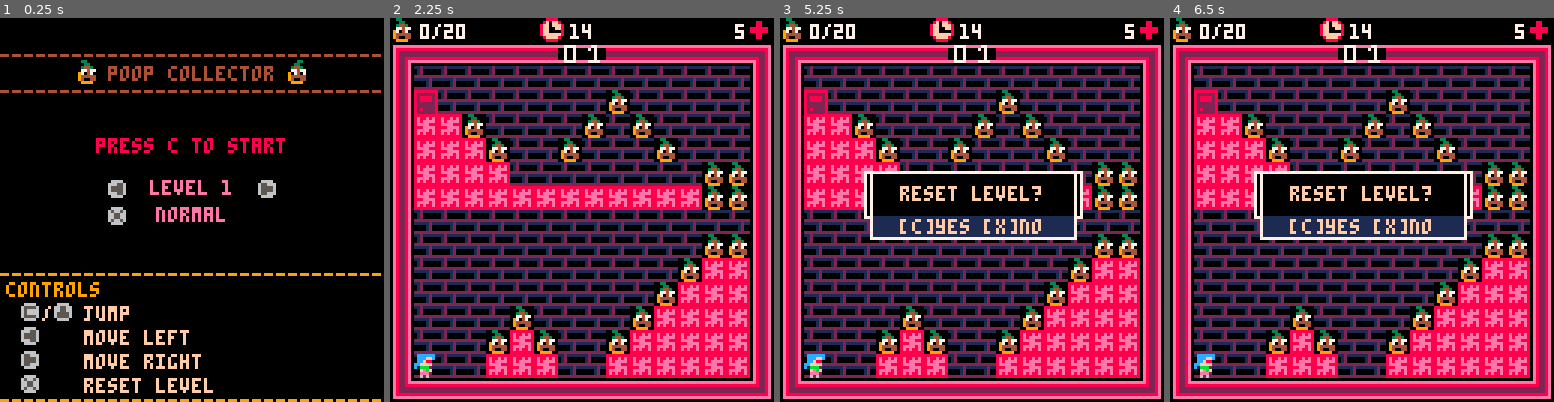
Above: before the commit, frames 1-4 (left to right).
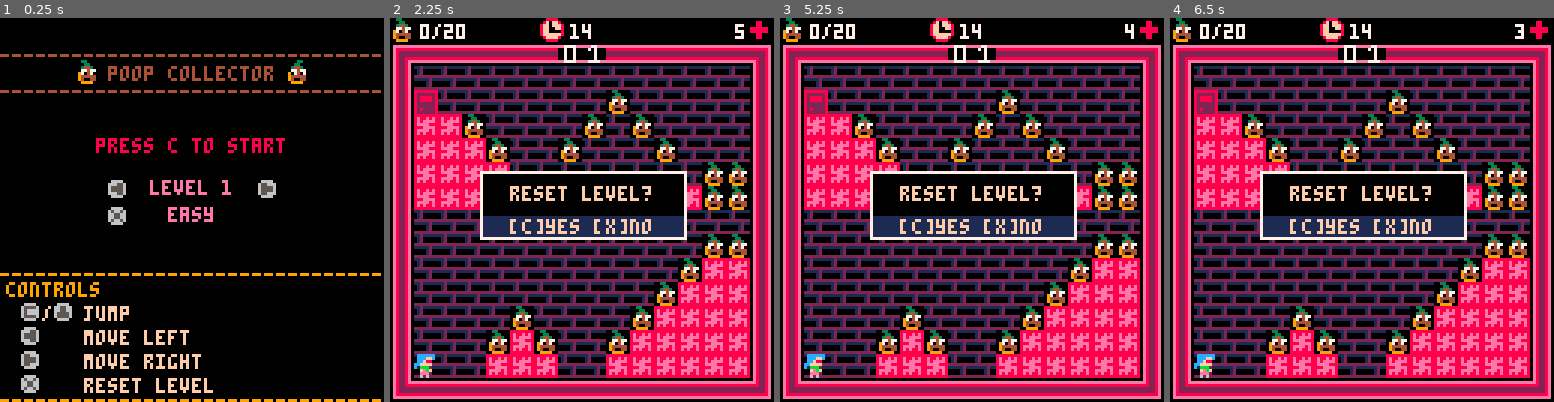
Above: after the commit, the same moments.

Repository: odinn1984/PICO8-Poop-Collector
Game: PICO-8 cartridge poop-collector.p8
Two runs of this game, one before a commit and one after it. Both use one fixed random seed, a clock stepped at 60 frames per second and the inputs below.
Inputs:
- Up to frame 1 (0.25 s): no input
- Up to frame 2 (2.25 s): tap X (X key) at 0.33, 1.07, 1.85 s; tap O (Z key) at 0.7, 1.7, 2.1 s; hold Right 1.6-2.1 s; hold Up from 2.15 s (still down)
- Up to frame 3 (5.25 s): release Up at 2.42 s; hold Right 2.47-3.03 s; tap O (Z key) every 0.4 s from 2.5 to 4.9 s; tap X (X key) at 2.97, 4.08, 5.2 s; hold Left 3.08-3.58 s; hold Down 3.63-3.97 s; hold Right 4.02-4.68 s; hold Up 4.73-5.03 s; hold Left from 5.08 s (still down)
- Up to frame 4 (6.5 s): tap O (Z key) at 5.3, 5.7, 6.1 s; release Left at 5.68 s; hold Down 5.73-6.03 s; hold Right from 6.08 s (still down); tap X (X key) at 6.32 s

The runs differ from the first frame. In frame 1, 0.2% of the frame differs, in the area x 40-59%, y 49-54%; in frame 2, 8.1%, in the area x 23-78%, y 39-58%; in frame 3, 0.4%; in frame 4, 0.4%.

Commit message:
feat: remember the start lvl and difficulty from main menu

Diff:
--- a/src/constants.lua
+++ b/src/constants.lua
@@ -76,5 +76,5 @@
 STATE_GAME_OVER = 5
 
 -- Strings
-EASY_DIFFICULTY = "easy"
-NORMAL_DIFFICULTY = "normal"
+EASY_DIFFICULTY = 0
+NORMAL_DIFFICULTY = 1
--- a/src/gamemode.lua
+++ b/src/gamemode.lua
@@ -103,11 +103,21 @@
 end
 
 function get_difficulty()
+    if difficulty == EASY_DIFFICULTY then
+        return "easy"
+    elseif difficulty == NORMAL_DIFFICULTY then
+        return "normal"
+    end
+
+    return false
+end
+
+function get_difficulty_num()
     return difficulty
 end
 
 function set_difficulty(dif)
-    if dif != EASY_DIFFICULTY and dif != NORMAL_DIFFICULTY then
+    if dif < 0 or dif > 1 then
         return false
     end
 
@@ -115,11 +125,7 @@
 end
 
 function toggle_difficulty()
-    if difficulty == NORMAL_DIFFICULTY then
-        difficulty = EASY_DIFFICULTY
-    else
-        difficulty = NORMAL_DIFFICULTY
-    end
+    difficulty = (difficulty+1)%2
 end
 
 function collect_poop()
--- a/src/main.lua
+++ b/src/main.lua
@@ -1,9 +1,24 @@
+app_id = "2a78625b-634a-4f28-ae7a-86d3f1f1711f"
+
 local game_state = STATE_MAIN_MENU
 local debug = false
+local start_from_level = get_current_level_num()
+local start_from_difficulty = get_difficulty_num()
+
+local DGET_START_LEVEL_IDX = 0
+local DGET_START_DIFFICULTY_IDX = 1
 
 function _init()
+    cartdata(app_id)
+
     player = new_player()
     music(MSC_MAIN_MENU)
+
+    start_from_level = dget(DGET_START_LEVEL_IDX) or 0
+    start_from_difficulty = dget(DGET_START_DIFFICULTY_IDX) or NORMAL_DIFFICULTY
+
+    set_current_level_num(start_from_level)
+    set_difficulty(start_from_difficulty)
 end
 
 function _draw()
@@ -128,13 +143,19 @@
         game_state = STATE_GAME_LOOP
     elseif btnp(BUTTON_LEFT) then
         sfx(SFX_MAIN_MENU_BUTTON)
-        set_current_level_num((current_level_num-1)%get_level_amount())
+        start_from_level = (current_level_num-1)%get_level_amount()
+        set_current_level_num(start_from_level)
+        dset(DGET_START_LEVEL_IDX, start_from_level)
     elseif btnp(BUTTON_RIGHT) then
         sfx(SFX_MAIN_MENU_BUTTON)
-        set_current_level_num((current_level_num+1)%get_level_amount())
+        start_from_level = (current_level_num+1)%get_level_amount()
+        set_current_level_num(start_from_level)
+        dset(DGET_START_LEVEL_IDX, start_from_level)
     elseif btnp(BUTTON_X) then
         sfx(SFX_MAIN_MENU_BUTTON)
         toggle_difficulty()
+        start_from_difficulty = get_difficulty_num()
+        dset(DGET_START_DIFFICULTY_IDX, start_from_difficulty)
     end
 end
 
@@ -178,7 +199,7 @@
         game_state = STATE_GAME_LOOP
         reload(0x1000, 0x1000, 0x2000)
 
-        if get_difficulty() == NORMAL_DIFFICULTY then
+        if get_difficulty_num() == NORMAL_DIFFICULTY then
             kill_player()
         end
 
@@ -216,11 +237,14 @@
 
 function restart_game()
     player = new_player()
+    start_from_level = dget(DGET_START_LEVEL_IDX) or 0
+    start_from_difficulty = dget(DGET_START_DIFFICULTY_IDX) or NORMAL_DIFFICULTY
 
     sfx(SFX_START_GAME)
     wait(50)
 
-    set_current_level_num(0)
+    set_difficulty(start_from_difficulty)
+    set_current_level_num(start_from_level)
     initgamemode()
 end
 
